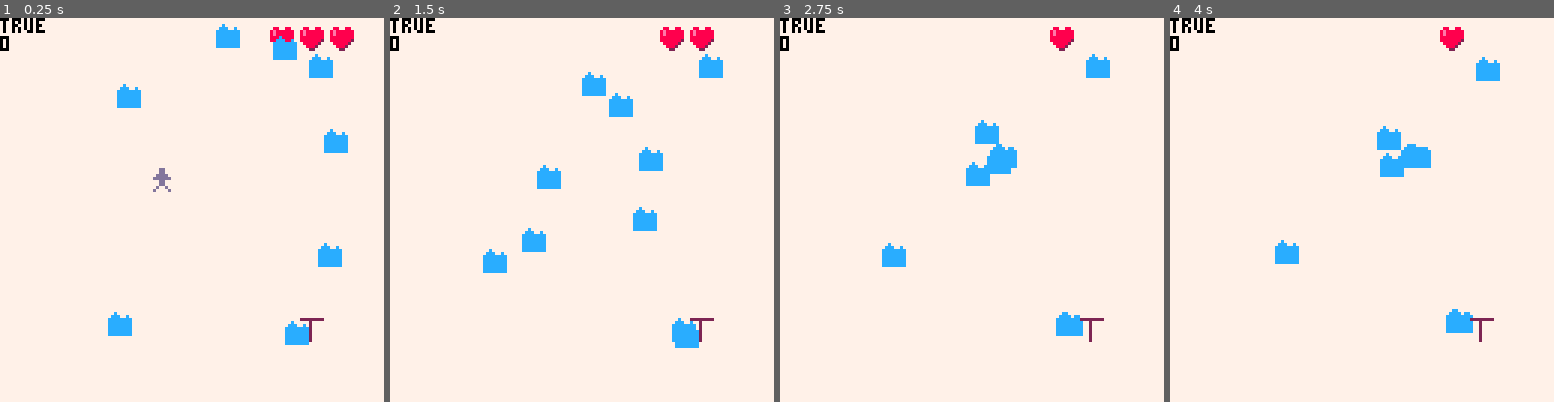
Above: before the commit, frames 1-4 (left to right).
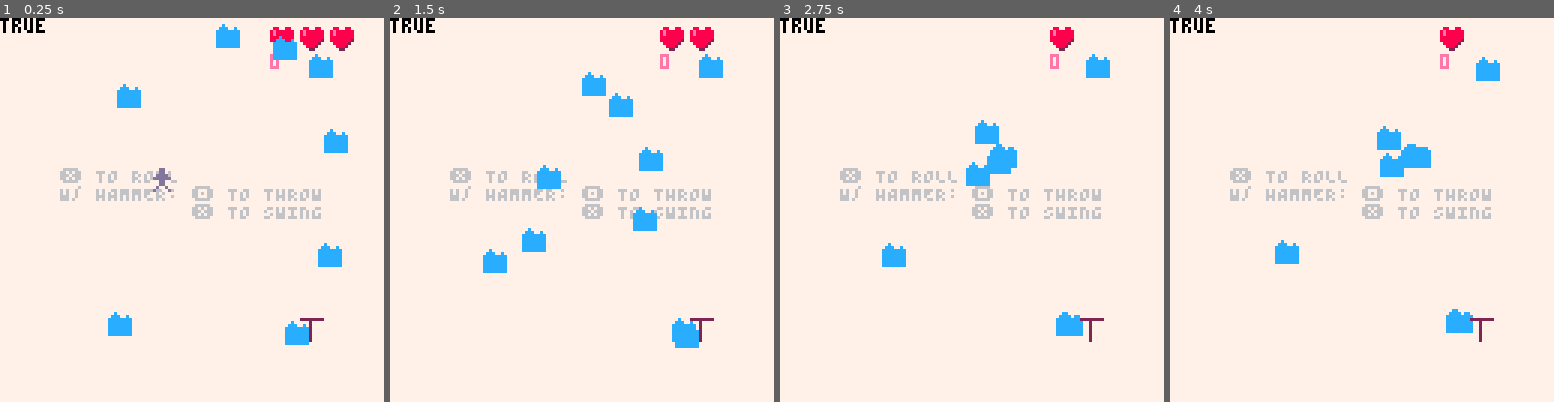
Above: after the commit, the same moments.

Repository: wsasaki01/icebreaker
Game: PICO-8 cartridge p1/icebreaker-p1.p8
Same seed, same stepped clock (60 frames per second), same inputs: the game is played once before the commit and once after it.
Inputs:
- Up to frame 1 (0.25 s): no input
- Up to frame 2 (1.5 s): tap X (X key) at 0.33, 1.07 s; tap O (Z key) at 0.7 s
- Up to frame 3 (2.75 s): hold Right 1.6-2.1 s; tap O (Z key) at 1.7, 2.1, 2.5 s; tap X (X key) at 1.85 s; hold Up 2.15-2.42 s; hold Right from 2.47 s (still down)
- Up to frame 4 (4 s): tap O (Z key) at 2.9, 3.3, 3.7 s; tap X (X key) at 2.97 s; release Right at 3.03 s; hold Left 3.08-3.58 s; hold Down 3.63-3.97 s

The runs differ from the first frame. In frame 1, 1.9% of the frame differs, in the area x 0-84%, y 4-53%; in frame 2, 1.8%; in frame 3, 1.9%; in frame 4, 1.9%.

Commit message:
UI improvements

Diff:
--- a/p1/main.lua
+++ b/p1/main.lua
@@ -197,12 +197,16 @@
 
     log({
         p.charge,
-        p.score
     })
+
+    print("❎ TO ROLL", 20, 50, 6)
+    print("W/ HAMMER: 🅾️ TO THROW\n           ❎ TO SWING")
 
     for i=1,p.health do
         spr(6, i*10+80, 3)
     end
+
+    print(p.score, 90, 12, 14)
 
     shake(0, 0)
 
